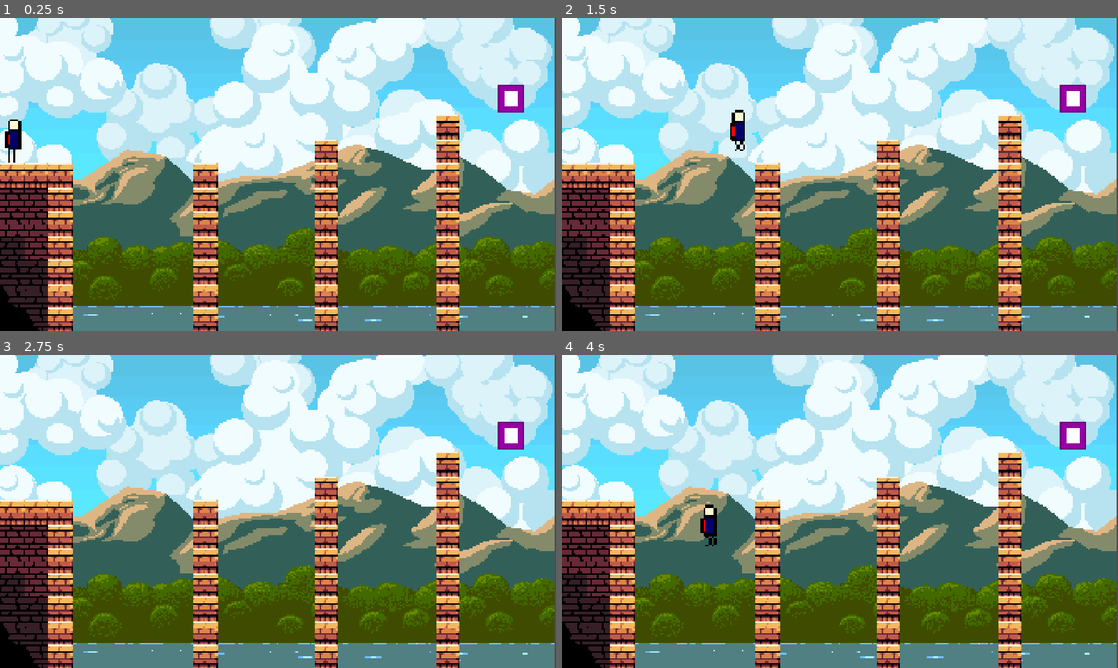
Above: before the commit, frames 1-4 (two rows, left to right).
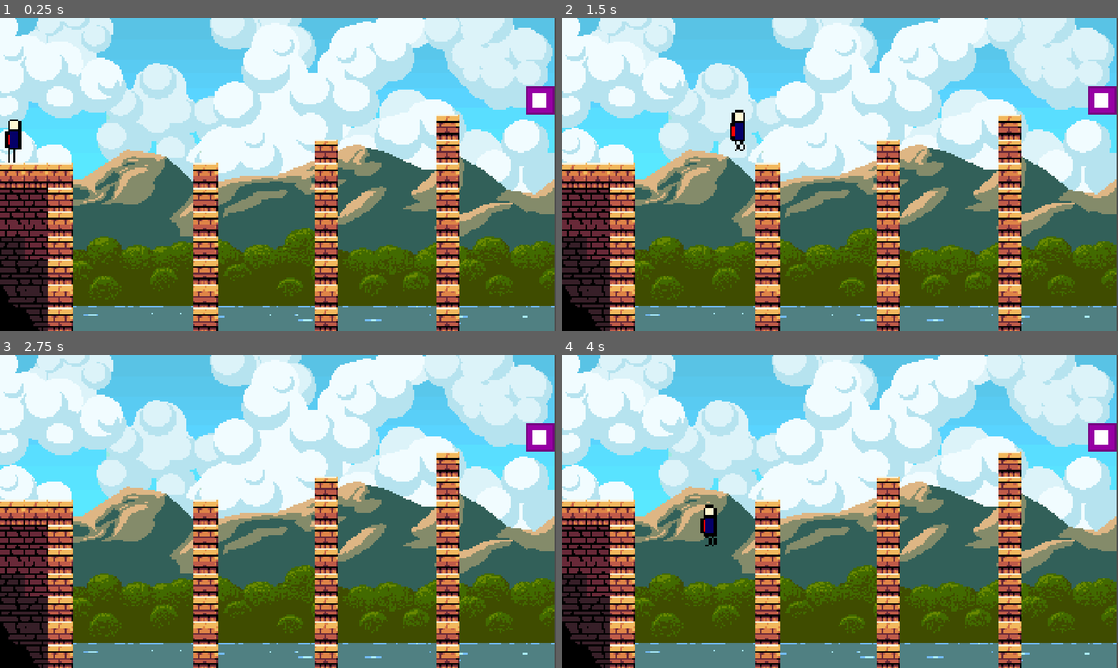
Above: after the commit, the same moments.

Repository: freddieI5/Jumping_Jeff
Game: Godot game, scene res://level/level2.tscn
The game is run twice, just before and just after one commit, with the same random seed, the same clock (stepped at 60 frames per second) and the same inputs. This scene is started directly instead of the project's main scene.
Inputs:
- Up to frame 1 (0.25 s): no input
- Up to frame 2 (1.5 s): hold D (right) from 0.53 s (still down); tap Space (jump) at 0.77 s
- Up to frame 3 (2.75 s): tap Space (jump) at 1.52 s; release D (right) at 2.03 s; hold A (left) from 2.03 s (still down)
- Up to frame 4 (4 s): release A (left) at 2.78 s; hold D (right) from 2.78 s (still down); tap Space (jump) at 3.02, 3.77 s

The runs differ from the first frame. In frame 1, 0.9% of the frame differs, in the area x 89-100%, y 21-31%; in frame 2, 0.9%; in frame 3, 0.9%; in frame 4, 0.9%.

Commit message:
Update level2.tscn

Diff:
--- a/level/level2.tscn
+++ b/level/level2.tscn
@@ -306,7 +306,7 @@
 scale = Vector2(3, 3)
 
 [node name="next level" parent="." unique_id=823911210 instance=ExtResource("5_djs1c")]
-position = Vector2(588, 92.66667)
+position = Vector2(621.3333, 94.66667)
 
 [node name="killzone" parent="." unique_id=1612089244 instance=ExtResource("6_axulw")]
 position = Vector2(320.33334, 386.33334)
